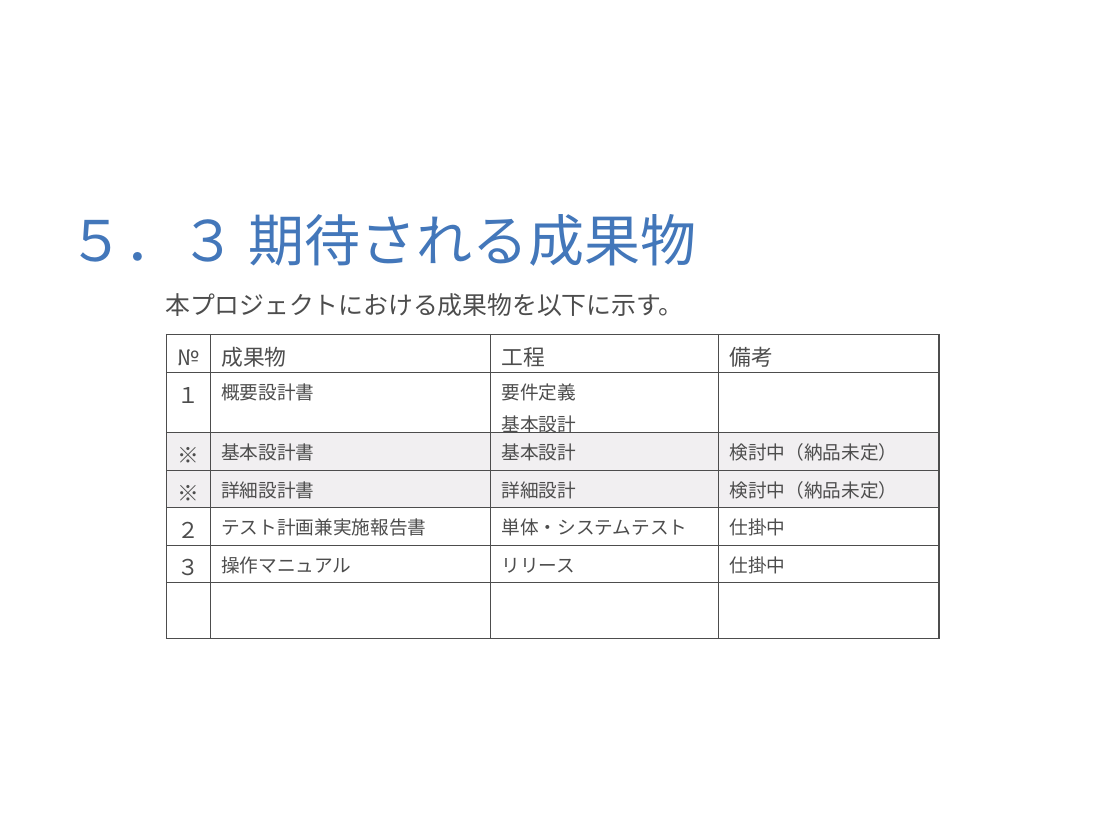
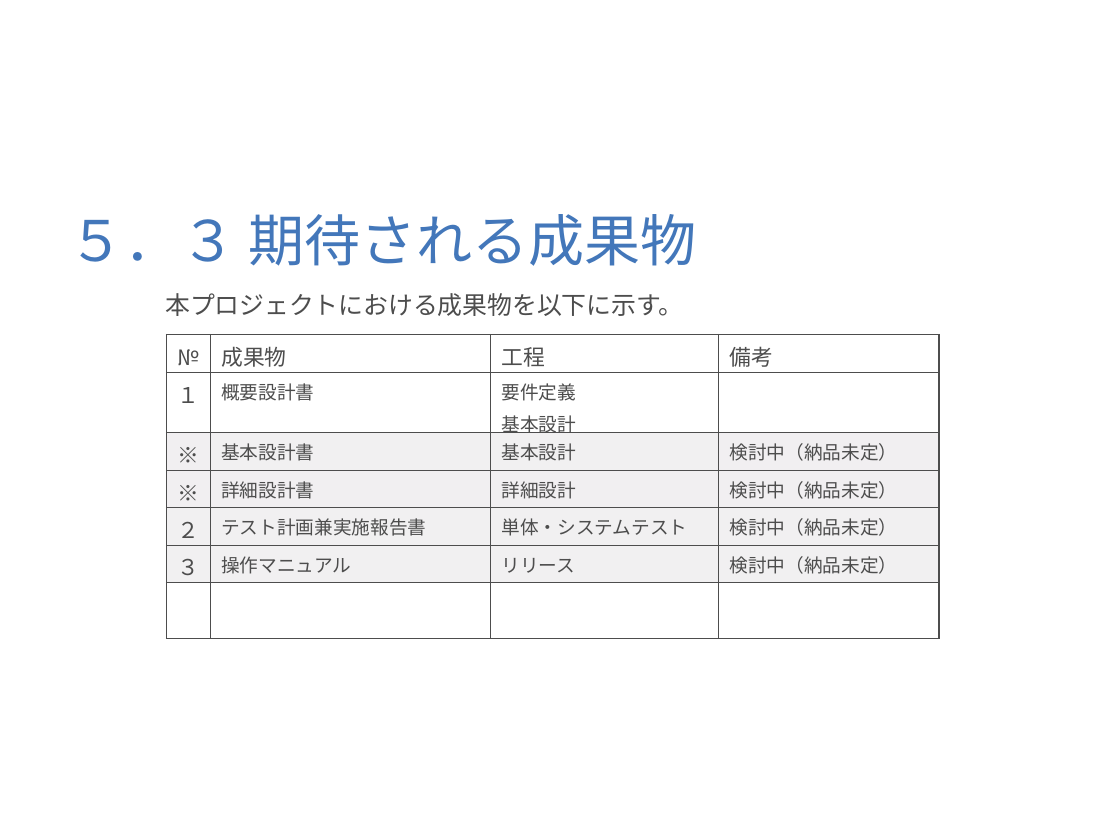
Before and after one commit to meijin27/StudentDocumentationSoftware, a slide deck: slide 17 of 説明書/概要設計書(提出書類作成ソフト).ppt. Drawn at 1120x840 pixels with LibreOffice and Linux fonts; fonts in the diff are those of the drawing; background and template pictures are left out. Boxes give left, top, right and bottom in pixels: in the first picture for what was removed or moved away, otherwise in the second. Text is boxed around its words. In the diff, an @@ line names an element or a change of style, - is before the commit and + after.

```diff
--- a/説明書/概要設計書(提出書類作成ソフト).ppt
+++ b/説明書/概要設計書(提出書類作成ソフト).ppt
@@ table at box(167, 335, 940, 619) @@
-row 5, column 4: 仕掛中
+row 5, column 4: 検討中（納品未定）
-row 6, column 4: 仕掛中
+row 6, column 4: 検討中（納品未定）
@@ fill #A29AA3 at 15% opacity to #F1F0F1 in 2 cells @@
@@ fill none to #F1F0F1 in 8 cells @@
```
Also in this commit, not shown: 3 other slides changed, 2 other files.
